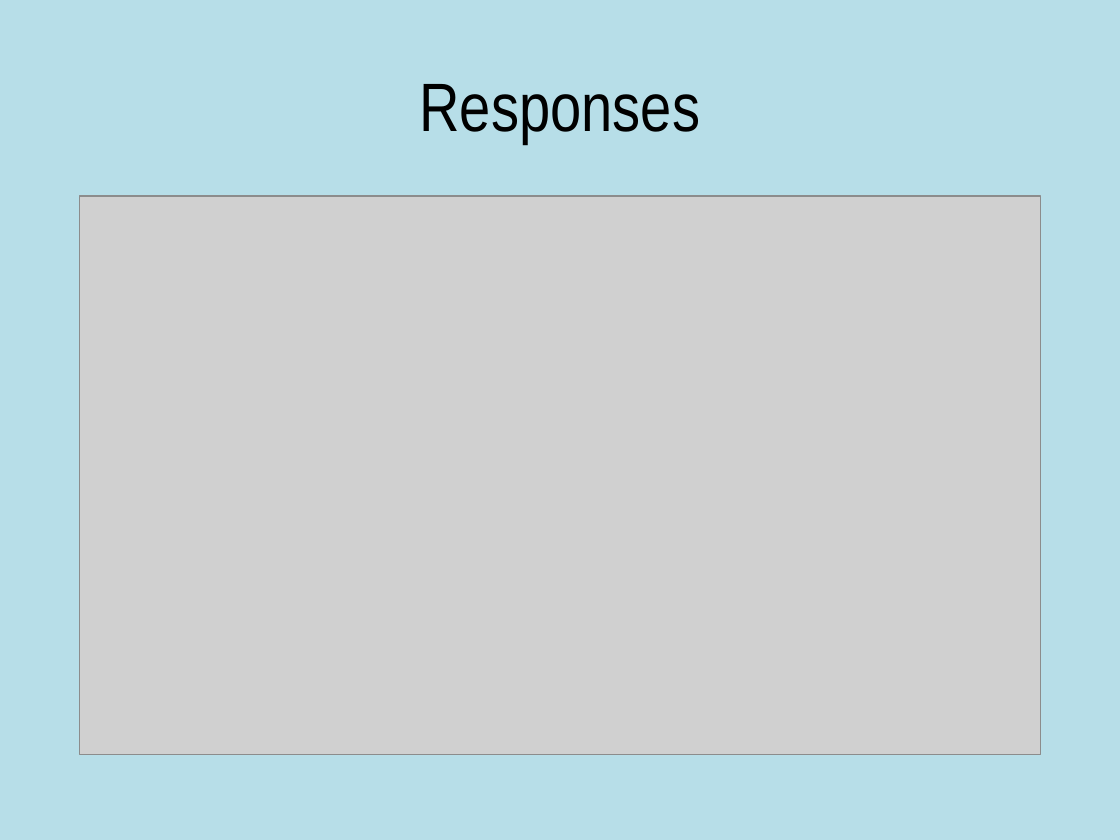
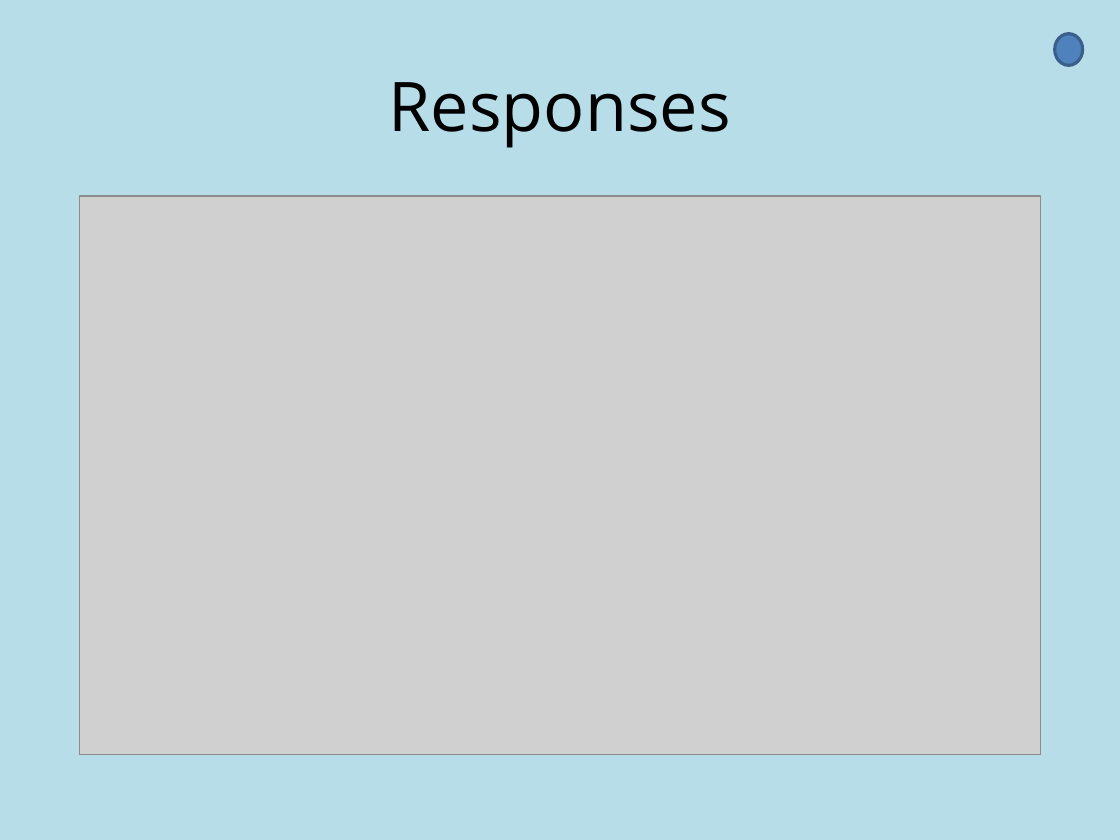
Before and after one commit to mdiamond14/Aperio, a slide deck: slide 7 of Presentation/final presentation v2.pptx. Drawn at 1120x840 pixels with LibreOffice and Linux fonts; fonts in the diff are those of the drawing; grey boxes stand for pictures. Boxes give left, top, right and bottom in pixels: in the first picture for what was removed or moved away, otherwise in the second. Text is boxed around its words. In the diff, an @@ line names an element or a change of style, - is before the commit and + after.

```diff
--- a/Presentation/final presentation v2.pptx
+++ b/Presentation/final presentation v2.pptx
@@ title "Responses" at box(389, 82, 731, 148): font Arial Narrow to Open Sans @@
@@ ellipse added at box(1055, 34, 1083, 65), fill #4F81BD, outline #3A5F8C 2 pt @@
```
Also in this commit, not shown: 8 other slides changed, 1 slide added, 1 slide removed, 3 other files.
